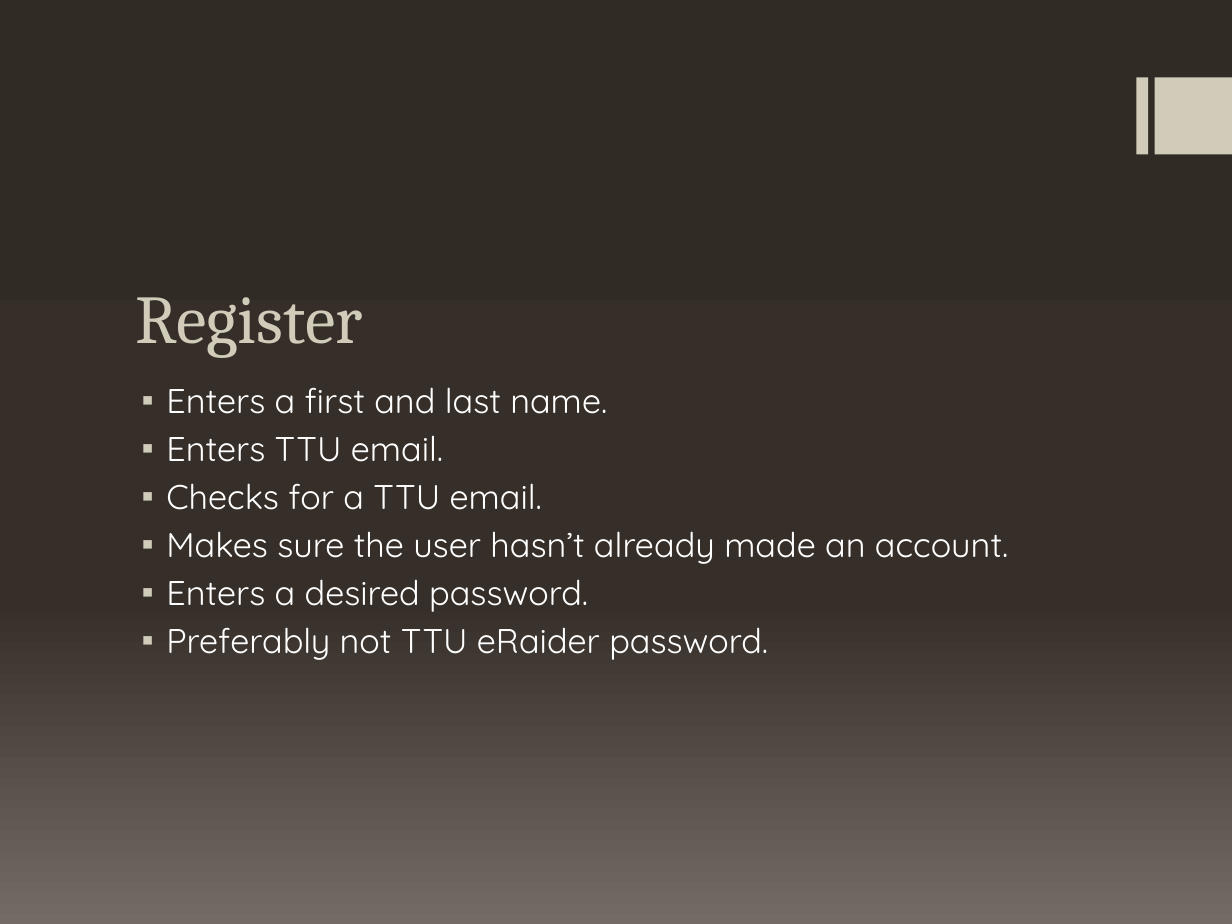
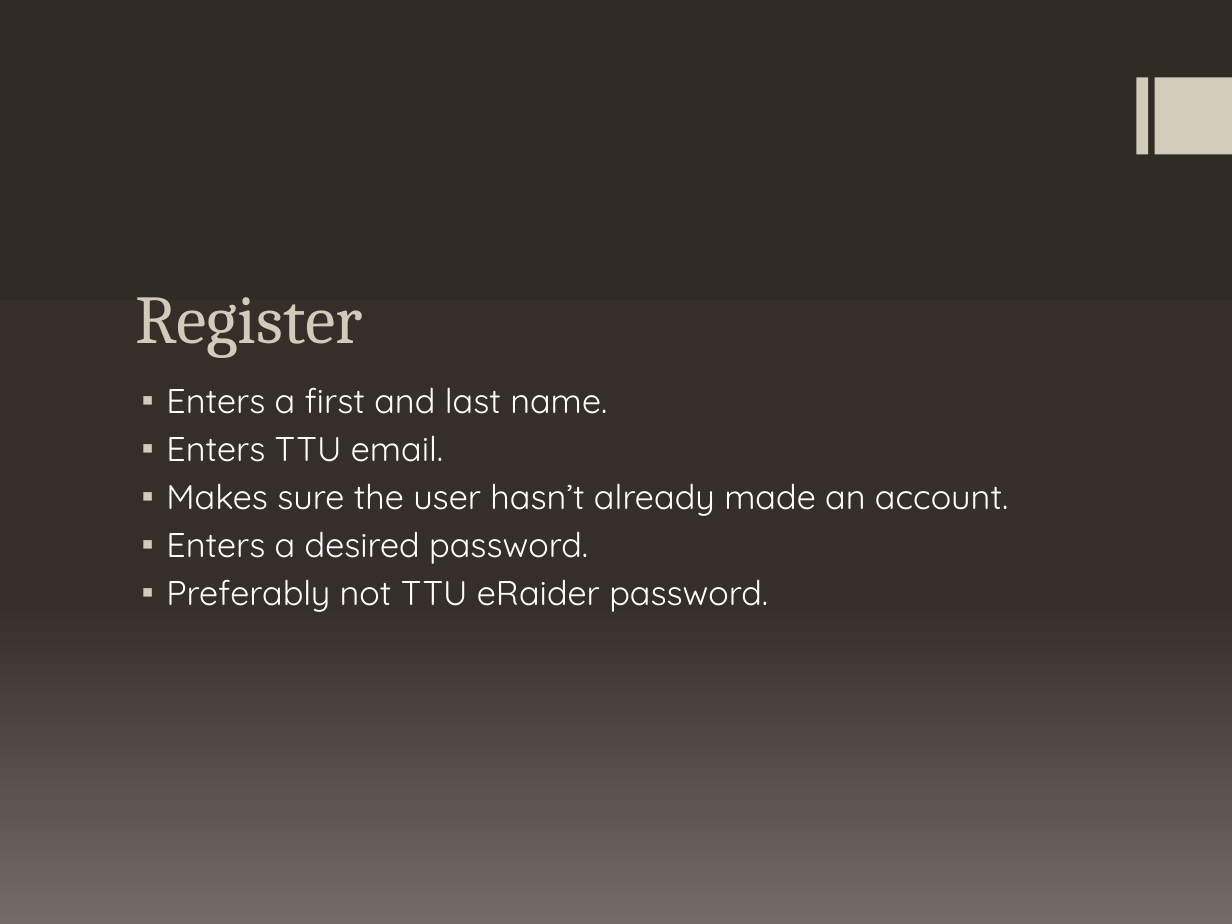
Before and after one commit to patrickbraud/CapstoneProject, a slide deck: slide 3 of Proposal/Prototype/Prototype – TTU CS Blog.pptx. Drawn at 1232x924 pixels with LibreOffice and Linux fonts; fonts in the diff are those of the drawing. Boxes give left, top, right and bottom in pixels: in the first picture for what was removed or moved away, otherwise in the second. Text is boxed around its words. In the diff, an @@ line names an element or a change of style, - is before the commit and + after.

```diff
--- a/Proposal/Prototype/Prototype – TTU CS Blog.pptx
+++ b/Proposal/Prototype/Prototype – TTU CS Blog.pptx
@@ text at [166, 483, 542, 510]: paragraph removed @@
-▪ Checks for a TTU email.
```
Also in this commit, not shown: 5 other slides changed.
